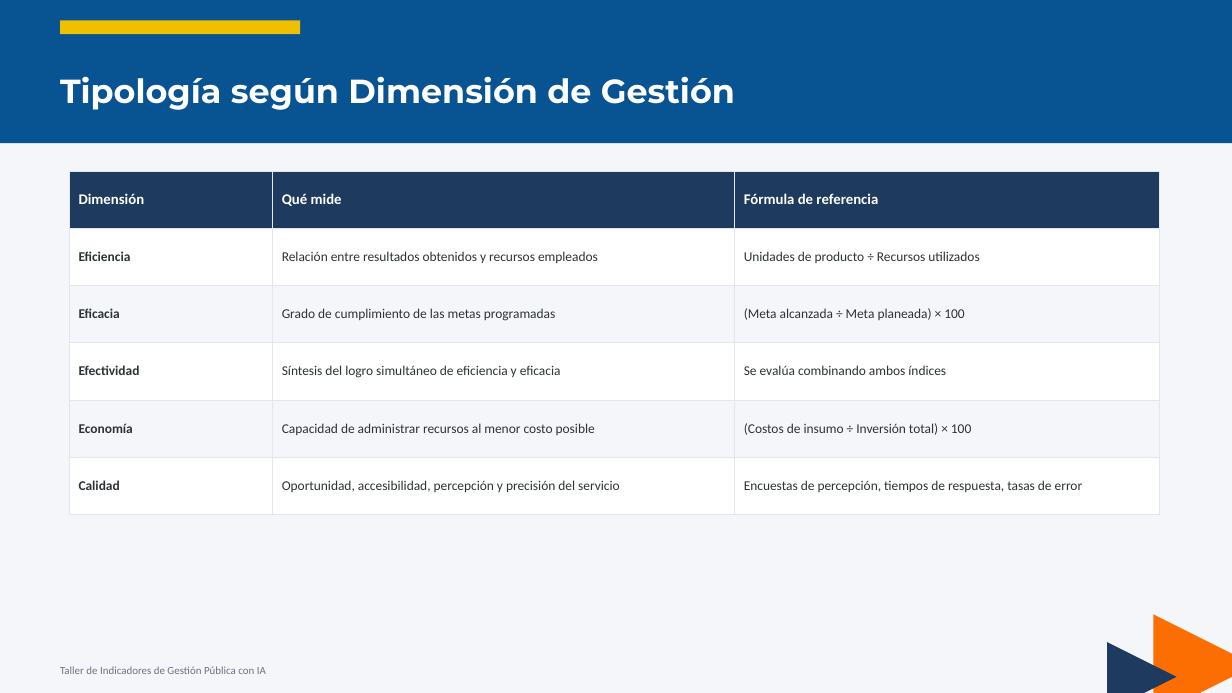
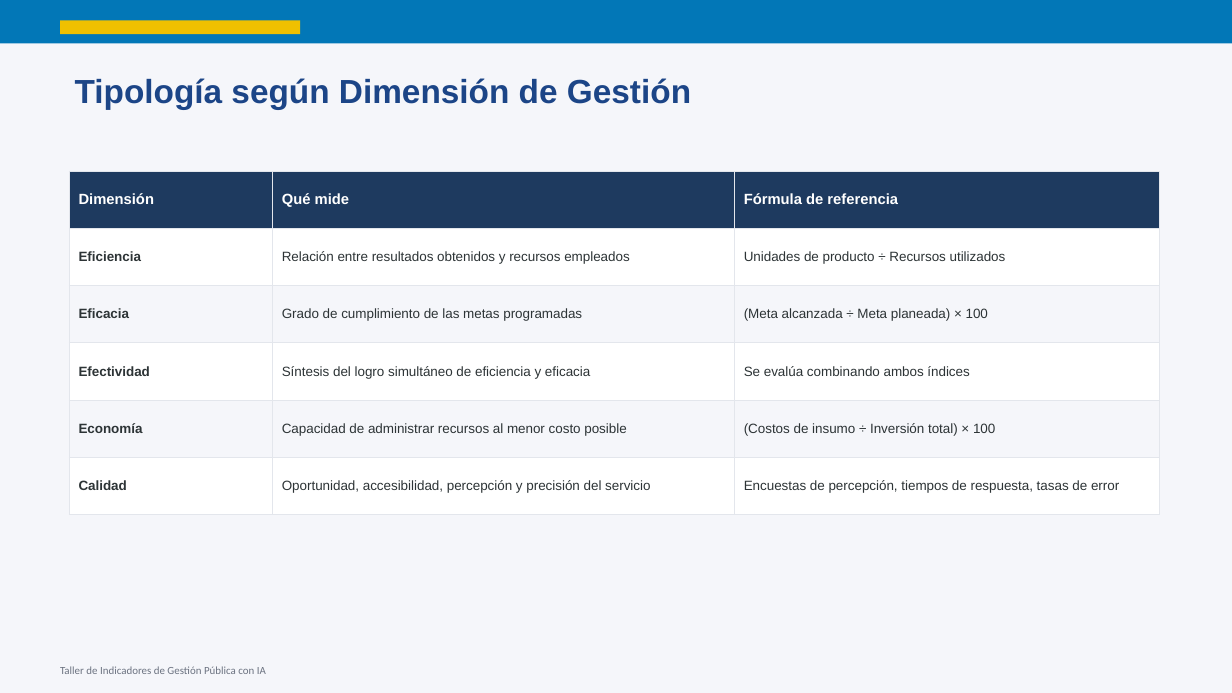
Before and after one commit to smezam-star/Management-Indicators, a slide deck: slide 10 of docs/Taller_Indicadores_Gestion_Publica_IA.pptx (slide 11 before the commit). Drawn at 1232x693 pixels with LibreOffice and Linux fonts; fonts in the diff are those of the drawing. Boxes give left, top, right and bottom in pixels: in the first picture for what was removed or moved away, otherwise in the second. Text is boxed around its words. In the diff, an @@ line names an element or a change of style, - is before the commit and + after.

```diff
--- a/docs/Taller_Indicadores_Gestion_Publica_IA.pptx
+++ b/docs/Taller_Indicadores_Gestion_Publica_IA.pptx
@@ rectangle: place and size @@
-rectangle at (0,0,1232,143)
+rectangle at (0,0,1232,43)
@@ rectangle at (0,0,1232,43): fill #085391 to #0277B7 @@
@@ text "Tipología según Dimensión de Gestión": place and size @@
-text "Tipología según Dimensión de Gestión" at (60,76,735,110)
+text "Tipología según Dimensión de Gestión" at (75,78,691,110)
@@ text "Tipología según Dimensión de Gestión" at (75,78,691,110): font Montserrat to Arial, text colour #FFFFFF to #1C4587; vertical alignment middle to top @@
@@ table at (69,171,1160,515) @@
@@ font Calibri to Arial @@
@@ triangle removed at (1153,615,1232,693) @@
@@ triangle removed at (1107,642,1177,693) @@
```
Also in this commit, not shown: 44 other slides changed, 2 slides added, 6 slides removed, 8 other files.
